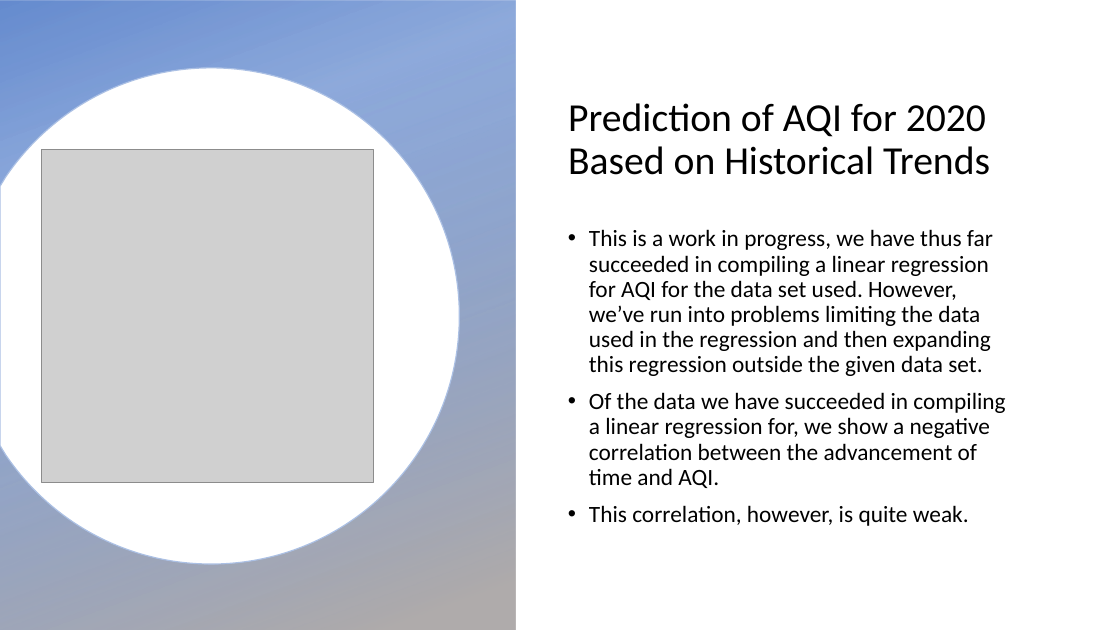
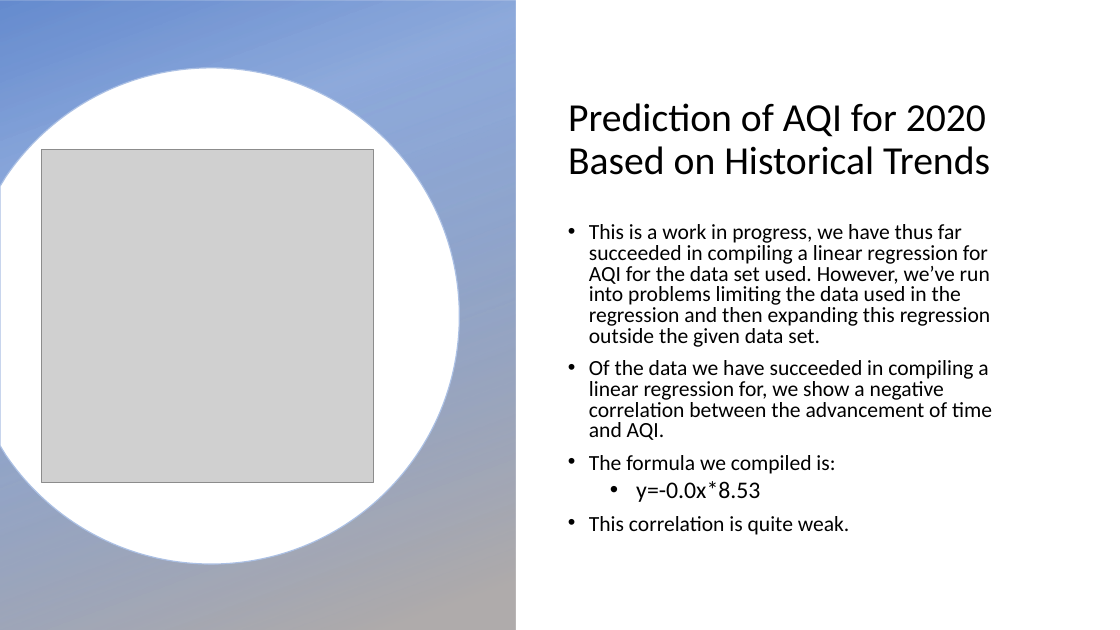
Before and after one commit to gonzaloreusch/Air-Quality, a slide deck: slide 6 of AQI_Presentation.pptx. Drawn at 1120x630 pixels with LibreOffice and Linux fonts; fonts in the diff are those of the drawing; grey boxes stand for pictures; background and template pictures are left out. Boxes give left, top, right and bottom in pixels: in the first picture for what was removed or moved away, otherwise in the second. Text is boxed around its words. In the diff, an @@ line names an element or a change of style, - is before the commit and + after.

```diff
--- a/AQI_Presentation.pptx
+++ b/AQI_Presentation.pptx
@@ text at (x1=589, y1=224, x2=992, y2=440): size 20 to 18.5 pt in "This is a work in progress, we ...", "Of the data we have succeeded in ..."; line spacing 0.9 to 0.8 @@
@@ text at (x1=589, y1=455, x2=850, y2=535): text changed; size 20 to 18.5 pt @@
-• This correlation, however, is quite weak.
+• The formula we compiled is:
+  • y=-0.0x*8.53
+• This correlation is quite weak.
```
Also in this commit, not shown: 3 other slides changed.
